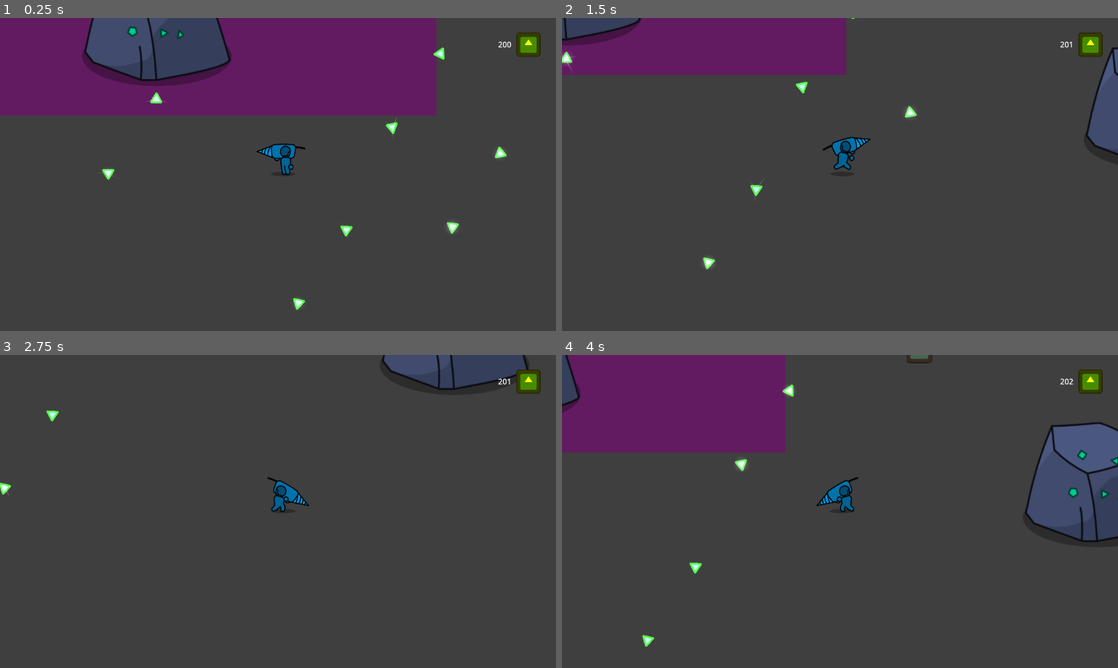
Above: before the commit, frames 1-4 (two rows, left to right).
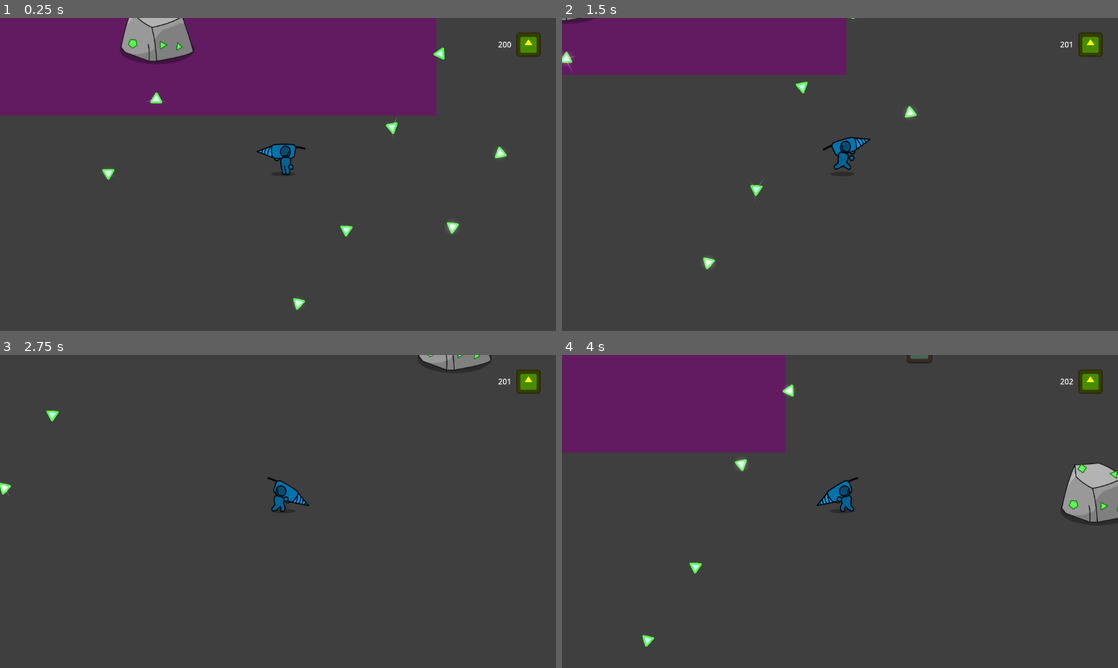
Above: after the commit, the same moments.

Repository: DeepRestGames/incremental-space-game
Game: Godot game, scene res://Scenes/Prototypes/Prototype_MainScene.tscn
Two runs of this game, one before a commit and one after it. Both use one fixed random seed, a clock stepped at 60 frames per second and the inputs below. The engine's default icon, where the game draws it, is replaced by a stand-in: a white triangle on a blue panel in a dark square.
Inputs (mouse positions are in pixels of both pictures, inside the frame that each line leads up to):
- Up to frame 1 (0.25 s): no input
- Up to frame 2 (1.5 s): move the mouse to (962, 158) at 0.52 s; hold D (move_right) 0.53-1.28 s; hold E (interact) 0.53-1.28 s; move the mouse to (728, 190) at 1.27 s; hold S (move_down) from 1.28 s (still down); tap E (interact) at 1.35 s
- Up to frame 3 (2.75 s): move the mouse to (333, 442) at 2.02 s; release S (move_down) at 2.03 s; hold D (move_right) from 2.03 s (still down); hold E (interact) from 2.03 s (still down)
- Up to frame 4 (4 s): move the mouse to (812, 574) at 2.77 s; release D (move_right) at 2.78 s; release E (interact) at 2.78 s; hold W (move_up) 2.78-3.53 s; tap E (interact) at 2.85 s; move the mouse to (1006, 558) at 3.52 s; hold A (move_left) from 3.53 s (still down); hold E (interact) from 3.53 s (still down)

The runs differ from the first frame. In frame 1, 5.0% of the frame differs, in the area x 14-42%, y 0-22%; in frame 2, 2.2%; in frame 3, 2.2%; in frame 4, 5.7%, in the area x 0-100%, y 0-60%.

Commit message:
update breakable sprite

Diff:
--- a/Scenes/Environment/breakable.tscn
+++ b/Scenes/Environment/breakable.tscn
@@ -2,7 +2,7 @@
 
 [ext_resource type="Script" uid="uid://drrysm44lf0k8" path="res://Scripts/Environment/breakable.gd" id="1_om1mr"]
 [ext_resource type="Texture2D" uid="uid://dv5onwoojupco" path="res://Assets/Sprites/environment/Rock1.png" id="2_oq4pq"]
-[ext_resource type="Texture2D" uid="uid://d0tgqaan4xcle" path="res://Assets/Sprites/environment/5Chips1.png" id="3_5gjhx"]
+[ext_resource type="Texture2D" uid="uid://bhrm3cbrxppqm" path="res://Assets/Sprites/environment/5Chip1_Green.png" id="3_5gjhx"]
 [ext_resource type="AudioStream" uid="uid://cl6u3yq7buxfh" path="res://Assets/Audio/SFX/abdalrahman_bm-8-bit-gravel-footsteps-1-408582.mp3" id="4_5gjhx"]
 [ext_resource type="AudioStream" uid="uid://8ekwcbtftlvh" path="res://Assets/Audio/SFX/freesound_community-8-bit-explosion-95847.mp3" id="5_2om3j"]
 
@@ -11,7 +11,7 @@
 height = 150.0
 
 [sub_resource type="CircleShape2D" id="CircleShape2D_5m1wr"]
-radius = 406.07
+radius = 800.0
 
 [sub_resource type="StyleBoxFlat" id="StyleBoxFlat_mu2bs"]
 draw_center = false
@@ -50,11 +50,9 @@
 
 [node name="CollisionShape2D" type="CollisionShape2D" parent="."]
 rotation = 1.5708
-scale = Vector2(2, 2)
 shape = SubResource("CapsuleShape2D_v5ktr")
 
 [node name="Sprite2D" type="Sprite2D" parent="CollisionShape2D"]
-modulate = Color(0.415328, 0.486884, 0.711358, 1)
 position = Vector2(-32.45, 0)
 rotation = -1.5708
 texture = ExtResource("2_oq4pq")
@@ -65,10 +63,8 @@
 [node name="CollisionShape2D" type="CollisionShape2D" parent="CollisionShape2D/Sprite2D/Area2D"]
 shape = SubResource("CircleShape2D_5m1wr")
 
-[node name="5Chips1" type="Sprite2D" parent="CollisionShape2D"]
-modulate = Color(1.05888e-06, 0.796834, 0.58397, 1)
-position = Vector2(-49, 2.00018)
-rotation = -1.5708
+[node name="5Chip1Green" type="Sprite2D" parent="CollisionShape2D"]
+position = Vector2(-54, 6.00018)
 texture = ExtResource("3_5gjhx")
 
 [node name="Control" type="Control" parent="."]
